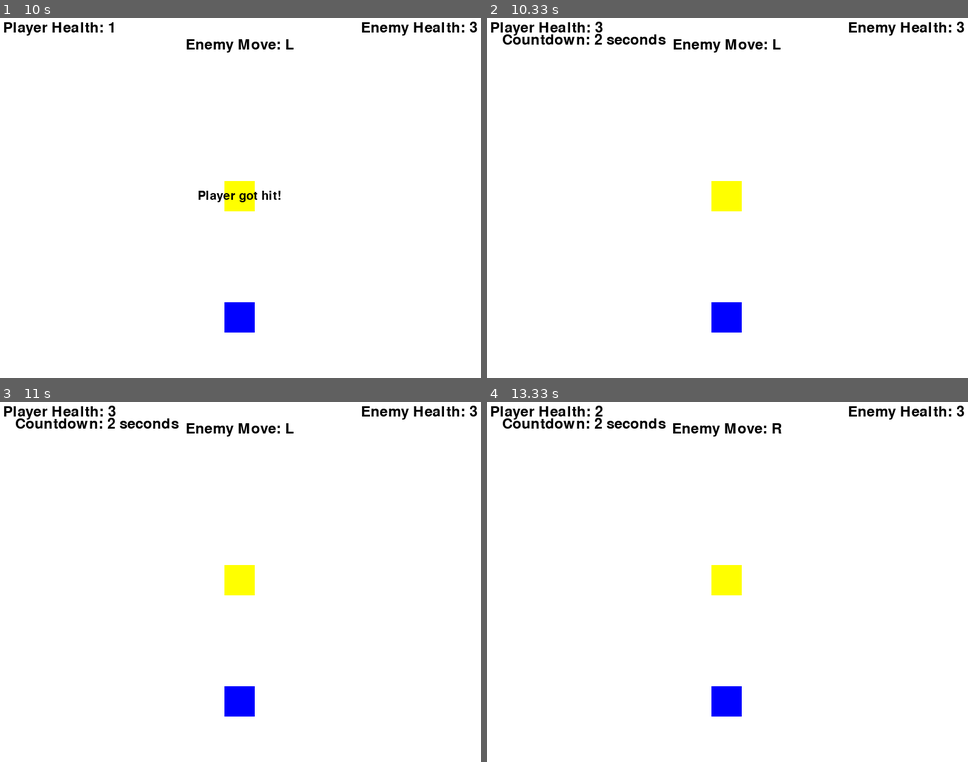
Above: before the commit, frames 1-4 (two rows, left to right).
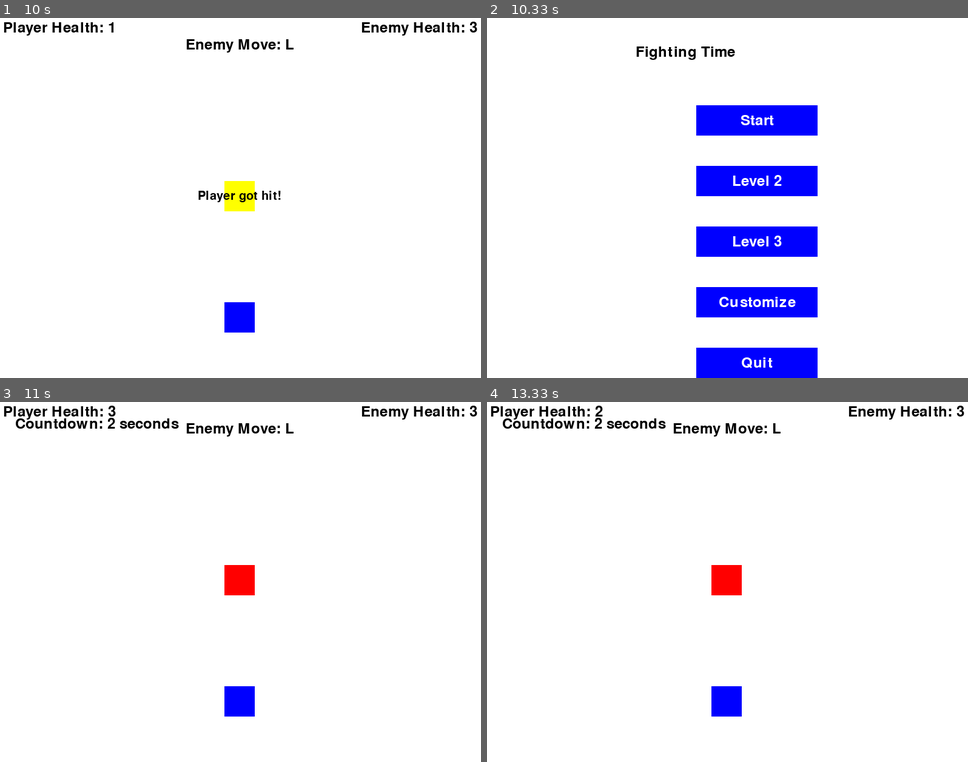
Above: after the commit, the same moments.

Repository: PKim59/ACIT2515_PygameProject
Game: pygame game, started from main.py
Same seed, same stepped clock (60 frames per second), same inputs: the game is played once before the commit and once after it.
Inputs (mouse positions are in pixels of both pictures, inside the frame that each line leads up to):
- Up to frame 1 (10 s): click "Level 3" at 0.38 s; hold D 0.67-1.13 s; hold S 2.73-3.2 s; hold D from 9.47 s (still down)
- Up to frame 2 (10.33 s): release D at 10.1 s; click (727, 273) at 10.18 s, where only the run after the commit has a clickable "Start Over from Level 1"
- Up to frame 3 (11 s): click (269, 502) at 10.52 s, where only the run after the commit has a clickable "Start"
- Up to frame 4 (13.33 s): no input

Frame 1 is identical in both runs. In frame 2, 12% of the frame differs, in the area x 0-100%, y 1-100%; in frame 3, 0.5%; in frame 4, 0.8%.

Commit message:
defeat conditions working

Diff:
--- a/main.py
+++ b/main.py
@@ -14,30 +14,37 @@
 pygame.init()
 clock = pygame.time.Clock()
 
+enemy = Enemy("Enemy1")
 player = Player()
-enemy = Enemy("Enemy1")
 
 # Create Pygame screen
 screen = pygame.display.set_mode((800, 600))
 welcome_screen = WelcomeScreen()
+choice = "welcome"
 
 while True:
-    choice = welcome_screen.run()
-
-    if choice == "start":
+    if choice == "welcome":
+        choice = welcome_screen.run()
+    elif choice == "start":
+        print("is it here?")
         # Start the game
-        main_game(screen, clock, level=1)
+        choice = main_game(screen, clock, player, level=1)
+        print(choice + "where we returned from level1")
+        print("this is where we returned from maingame")
         #return from loop in game_screen and add logic that looks for player.hp being returned.
     elif choice == "customize":
         customize_screen = CustomizeScreen()
         customize_screen.run()
     elif choice == "customfight":
-        main_game(screen, clock, level=4)
+        choice = main_game(screen, clock, player, level=4)
     elif choice == "level2":
-        main_game(screen, clock, level=2)
+        choice = main_game(screen, clock, player, level=2)
     elif choice == "level3":
-        main_game(screen, clock, level=3)
-    elif player.hp == 0:
+        choice = main_game(screen, clock, player, level=3)
+    elif choice == "defeat":
         defeat_screen = DefeatScreen()
-    elif enemy.hp == 0:
+        choice = defeat_screen.display()
+        player.hp = 3
+    elif choice == "victory":
         victory_screen = VictoryScreen()
+        enemy.hp = 3
--- a/screens/defeat_screen.py
+++ b/screens/defeat_screen.py
@@ -21,7 +21,7 @@
             # Draw the restart button
             restart_button = pygame.Rect(300, 400, 200, 50)
             pygame.draw.rect(self.screen, (0, 128, 255), restart_button)
-            restart_text = self.font.render("Main Menu", True, (255, 255, 255))
+            restart_text = self.font.render("Start Over from Level 1", True, (255, 255, 255))
             self.screen.blit(restart_text, (340, 415))
 
             self.update_display()
@@ -31,6 +31,5 @@
                     pygame.quit()
                 elif event.type == pygame.MOUSEBUTTONDOWN:
                     if restart_button.collidepoint(event.pos):
-                        running = False  # Exit the loop
-
-        return True  # Signal to restart the game
+                        choice = "welcome"
+                        return choice   # Exit the loop
--- a/screens/game_screen.py
+++ b/screens/game_screen.py
@@ -31,7 +31,6 @@
 original_enemy_pos = enemy.rect.x, enemy.rect.y
 
 # Initialize Pygame
-pygame.init()
 pygame.time.set_timer(pygame.USEREVENT, 3000)  # 2000 milliseconds = 2 seconds
 
 def display_message(screen, message, font_size, duration):
@@ -57,8 +56,7 @@
     enemy.rect.y = original_enemy_pos[1]
     pygame.display.flip()
 
-def main_game(screen, clock, level=1, custom_pattern=None):
-    player = Player()
+def main_game(screen, clock, player, level=1, custom_pattern=None):
     start_time = pygame.time.get_ticks()
     player_input = None
 
@@ -87,7 +85,7 @@
     pygame.time.set_timer(ANIMATION_EVENT_LEFT, 3000)
     pygame.time.set_timer(ANIMATION_EVENT_RIGHT, 3000)
 
-    while player.hp > 0:
+    while player.hp > 0 and enemy.hp > 0:
         events = pygame.event.get()
         screen.fill(WHITE)
 
@@ -188,18 +186,12 @@
         screen.blit(ctimer, (30, 30))
         pygame.display.flip()
 
-        # Check for game over conditions
-        if player.hp == 0:
-            return player.hp
-        if enemy.hp == 0:
-            return enemy.hp
-
-        pygame.display.flip()
         clock.tick(FPS)
 
-
-if __name__ == "__main__":
-    # Add any additional initialization or calls here if needed
-    screen = pygame.display.set_mode((800, 600))
-    clock = pygame.time.Clock()
-    main_game(screen, clock)
+        # Check for game over conditions
+    if player.hp == 0:
+        choice = "defeat"
+        return choice
+    if enemy.hp == 0:
+        choice = "victory"
+        return choice
--- a/screens/victory_screen.py
+++ b/screens/victory_screen.py
@@ -31,5 +31,5 @@
                     pygame.quit()
                 elif event.type == pygame.MOUSEBUTTONDOWN and event.button == 1:
                     if return_button.collidepoint(event.pos):
-                        running = False
-        return True
+                        choice = "welcome"
+                        return choice
--- a/screens/welcome_screen.py
+++ b/screens/welcome_screen.py
@@ -13,6 +13,7 @@
 
     def run(self):
         run_condition = True
+        self.choice = None
         while run_condition:
             self.handle_events()
             self.screen.fill((255, 255, 255))
@@ -39,7 +40,7 @@
 
             self.update_display()
 
-            if hasattr(self, 'choice'):
+            if self.choice != None:
                 return self.choice
 
     def handle_events(self):
